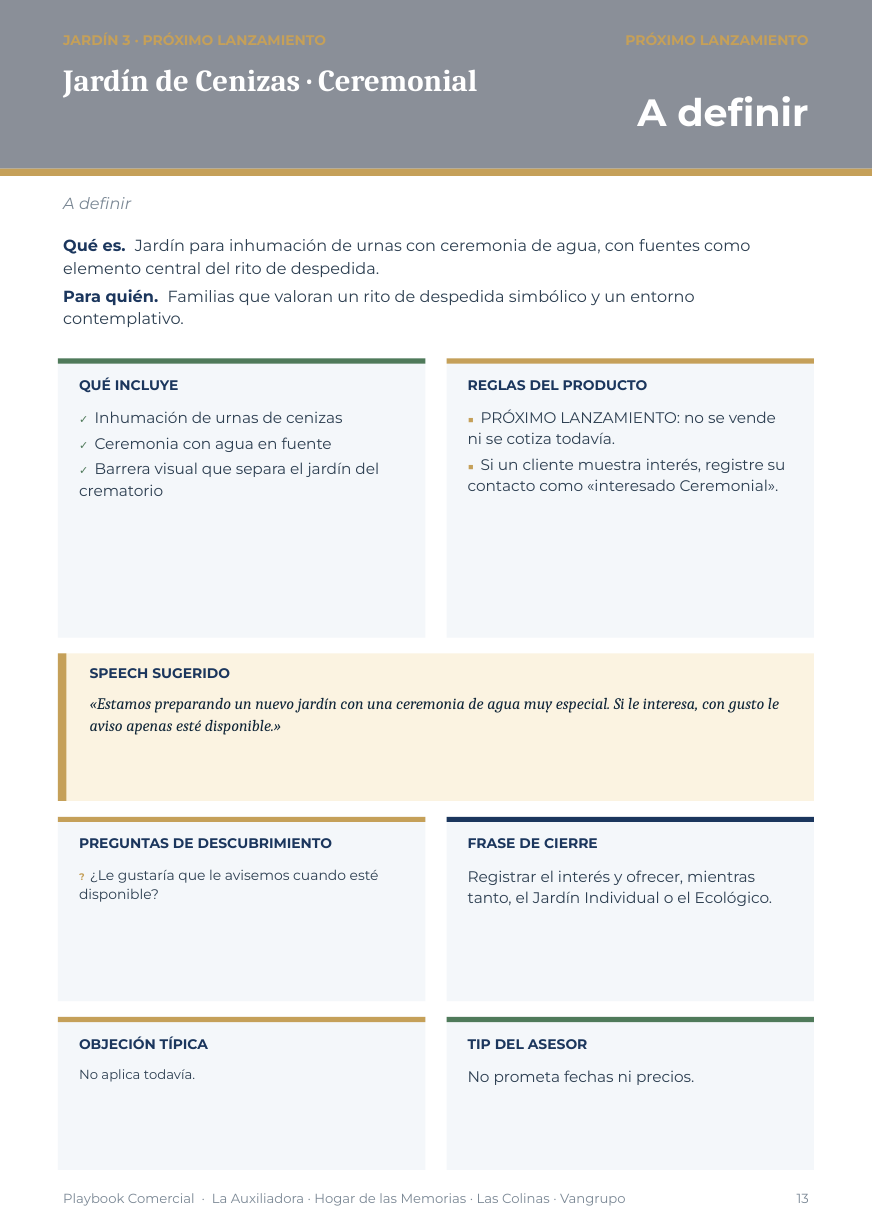
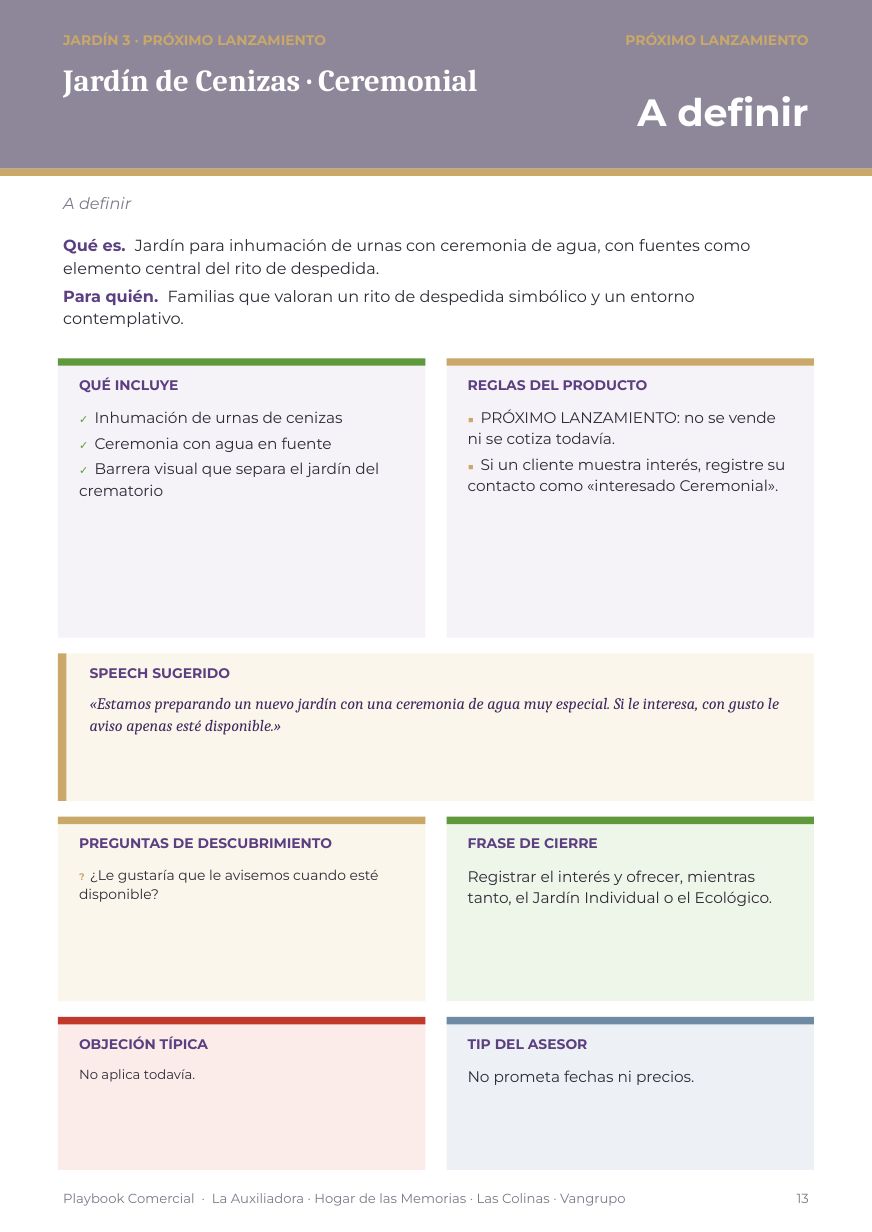
Before and after one commit to os267/teste, a slide deck: slide 13 of playbook/salida/Playbook_Comercial_Cremacion_Vangrupo_Vertical.pptx. Drawn at 872x1232 pixels with LibreOffice and Linux fonts; fonts in the diff are those of the drawing. Boxes give left, top, right and bottom in pixels: in the first picture for what was removed or moved away, otherwise in the second. Text is boxed around its words. In the diff, an @@ line names an element or a change of style, - is before the commit and + after.

```diff
--- a/playbook/salida/Playbook_Comercial_Cremacion_Vangrupo_Vertical.pptx
+++ b/playbook/salida/Playbook_Comercial_Cremacion_Vangrupo_Vertical.pptx
@@ rectangle at (0,0,872,169): fill #8A8F98 to #8E8799 @@
@@ text "A definir" at (63,197,131,209): text colour #7A8794 to #7D7887 @@
@@ text "Qué es. Jardín para inhumación ..." at (63,239,750,327): text colour #1B365D to #5B3F80 in "Qué es.", "Para quién."; text colour #2C3E50 to #2E2A36 @@
@@ rectangle at (58,359,425,638): fill #F4F7FA to #F5F2F8 @@
@@ rectangle at (58,359,425,366): fill #4F7A5A to #5E9A3C @@
@@ rectangle at (447,359,814,638): fill #F4F7FA to #F5F2F8 @@
@@ text "✓ Inhumación de urnas de ..." at (79,411,379,496): text colour #4F7A5A to #5E9A3C in "✓", "✓", "✓"; text colour #2C3E50 to #2E2A36 @@
@@ text "■ PRÓXIMO LANZAMIENTO: no se ..." at (468,409,786,491): text colour #C5A059 to #C9A86A in "■", "■"; text colour #2C3E50 to #2E2A36 @@
@@ rectangle at (58,654,814,801): fill #FBF3E1 to #FBF6EC @@
@@ text "«Estamos preparando un nuevo jardín ..." at (90,698,779,735): text colour #0F2537 to #3E2A5C @@
@@ fill #C5A059 to #C9A86A in 4 elements at (0,169,872,176), (58,654,66,801), (447,359,814,366), (58,817,425,825) @@
@@ rectangle at (58,817,425,1002): fill #F4F7FA to #FBF6EC @@
@@ rectangle at (447,817,814,1002): fill #F4F7FA to #EEF5E9 @@
@@ rectangle at (447,817,814,825): fill #1B365D to #5E9A3C @@
@@ text "? ¿Le gustaría que le ..." at (79,869,379,902): text colour #C5A059 to #C9A86A in "?"; text colour #2C3E50 to #2E2A36 @@
@@ rectangle at (58,1018,425,1170): fill #F4F7FA to #FBECEA @@
@@ rectangle at (58,1018,425,1025): fill #C5A059 to #C0392B @@
@@ rectangle at (447,1018,814,1170): fill #F4F7FA to #EDF1F5 @@
@@ rectangle at (447,1018,814,1025): fill #4F7A5A to #6F8BA3 @@
@@ text colour #1B365D to #5B3F80 in 7 elements at (79,377,179,392), (468,380,648,390), (90,668,230,678), (79,838,333,848), (468,838,598,848), (79,1036,208,1049), (468,1039,588,1049) @@
@@ text colour #2C3E50 to #2E2A36 in 3 elements at (468,870,772,906), (79,1069,195,1082), (468,1070,694,1085) @@
@@ text "Playbook Comercial · La Auxiliadora ..." at (63,1193,626,1206): text colour #7A8794 to #7D7887 @@
```
Also in this commit, not shown: 21 other slides changed, 13 other files.
